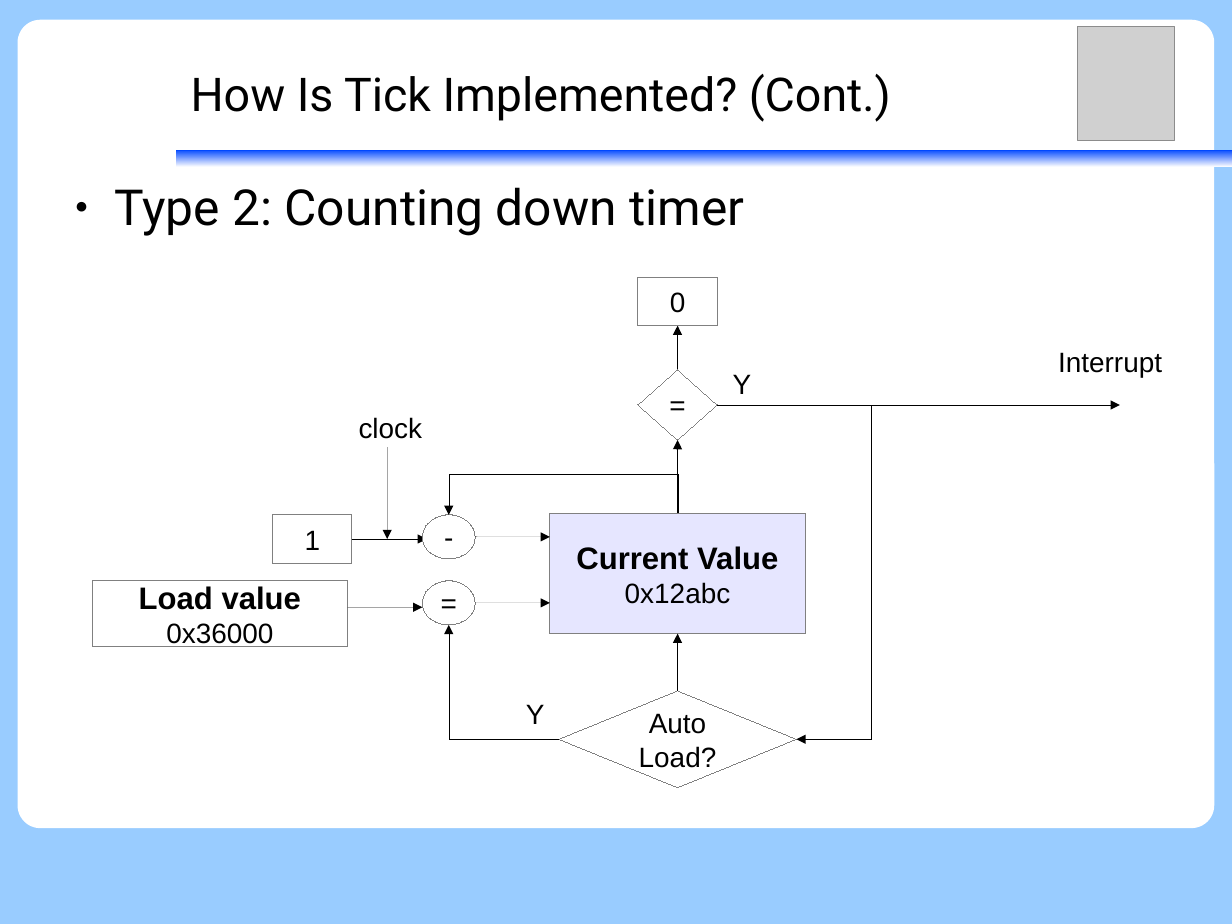
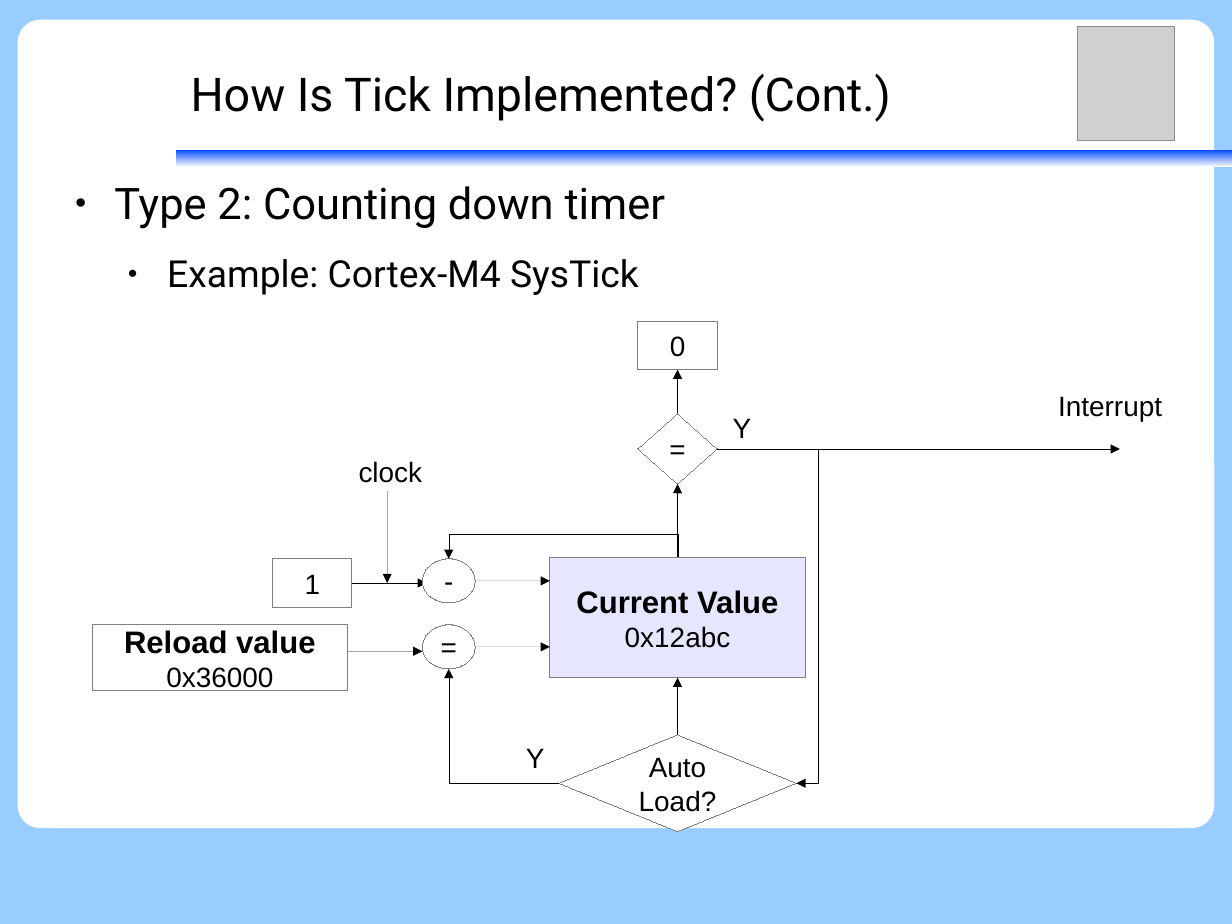
Before and after one commit to vh21/documents, a slide deck: slide 9 of ukernel/f9-microkernel-ktimer.odp. Drawn at 1232x924 pixels with LibreOffice and Linux fonts; fonts in the diff are those of the drawing; grey boxes stand for pictures. Boxes give left, top, right and bottom in pixels: in the first picture for what was removed or moved away, otherwise in the second. Text is boxed around its words. In the diff, an @@ line names an element or a change of style, - is before the commit and + after.

```diff
--- a/ukernel/f9-microkernel-ktimer.odp
+++ b/ukernel/f9-microkernel-ktimer.odp
@@ text at <box>114,186,665,229</box>: size 32 to 28 pt in "Type 2: Counting down timer" @@
@@ text at <box>167,259,639,295</box>: paragraph added @@
+  ● Example: Cortex-M4 SysTick
@@ elbow arrow moved from (718, 405) - (797, 739) to (718, 449) - (797, 784) @@
@@ elbow arrow moved from (677, 513) - (449, 515) to (677, 558) - (449, 559) @@
@@ 6 elbow arrows, 4 rectangles, 4 texts, 4 arrows, 2 diamonds, 2 ellipses: place and size @@
-6 elbow arrows, 4 rectangles, 4 texts, 4 arrows, 2 diamonds, 2 ellipses at <box>93,277,1162,788</box>
+6 elbow arrows, 4 rectangles, 4 texts, 4 arrows, 2 diamonds, 2 ellipses at <box>93,321,1162,832</box>
@@ text in rectangle at <box>124,630,315,654</box>: text changed @@
-Load value
+Reload value
```
Also in this commit, not shown: 12 other slides changed, 5 slides added.
